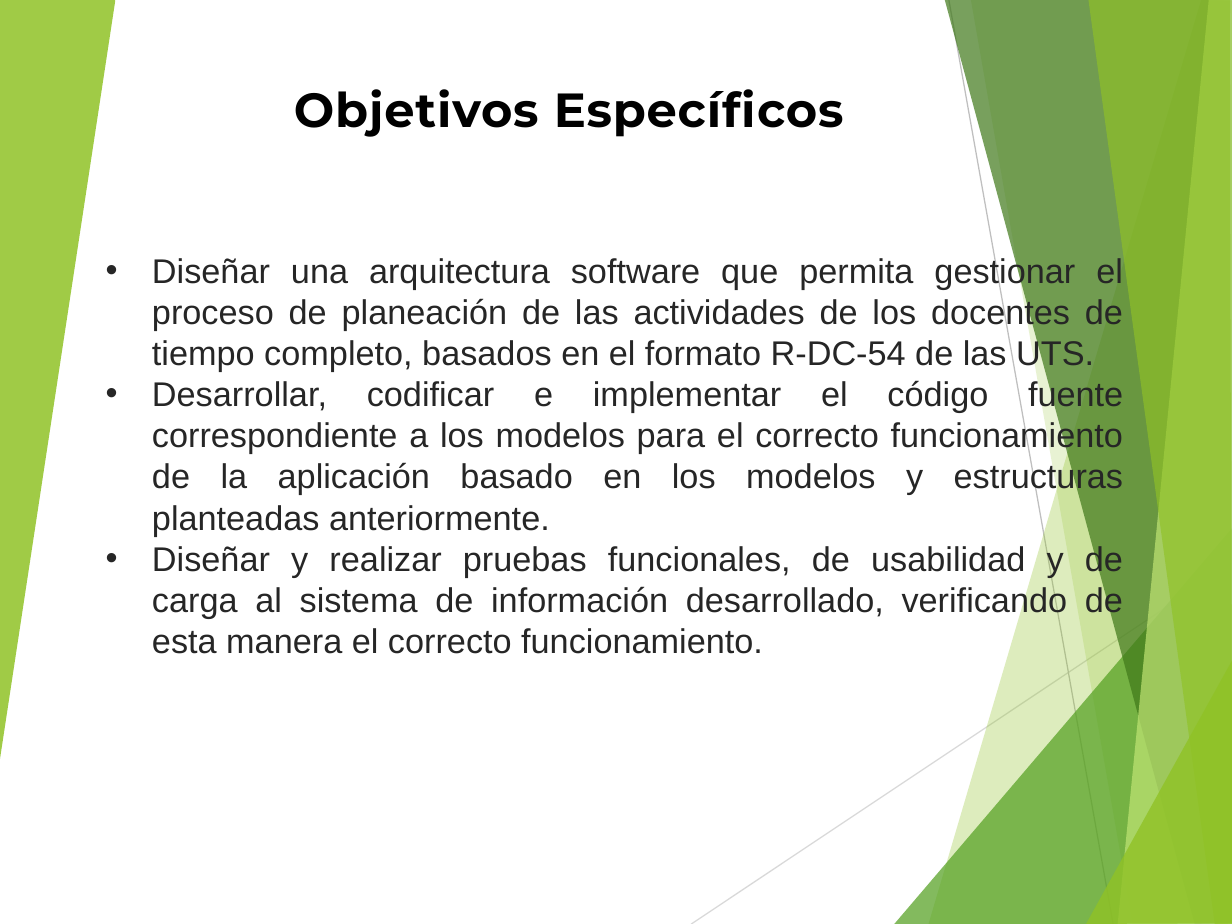
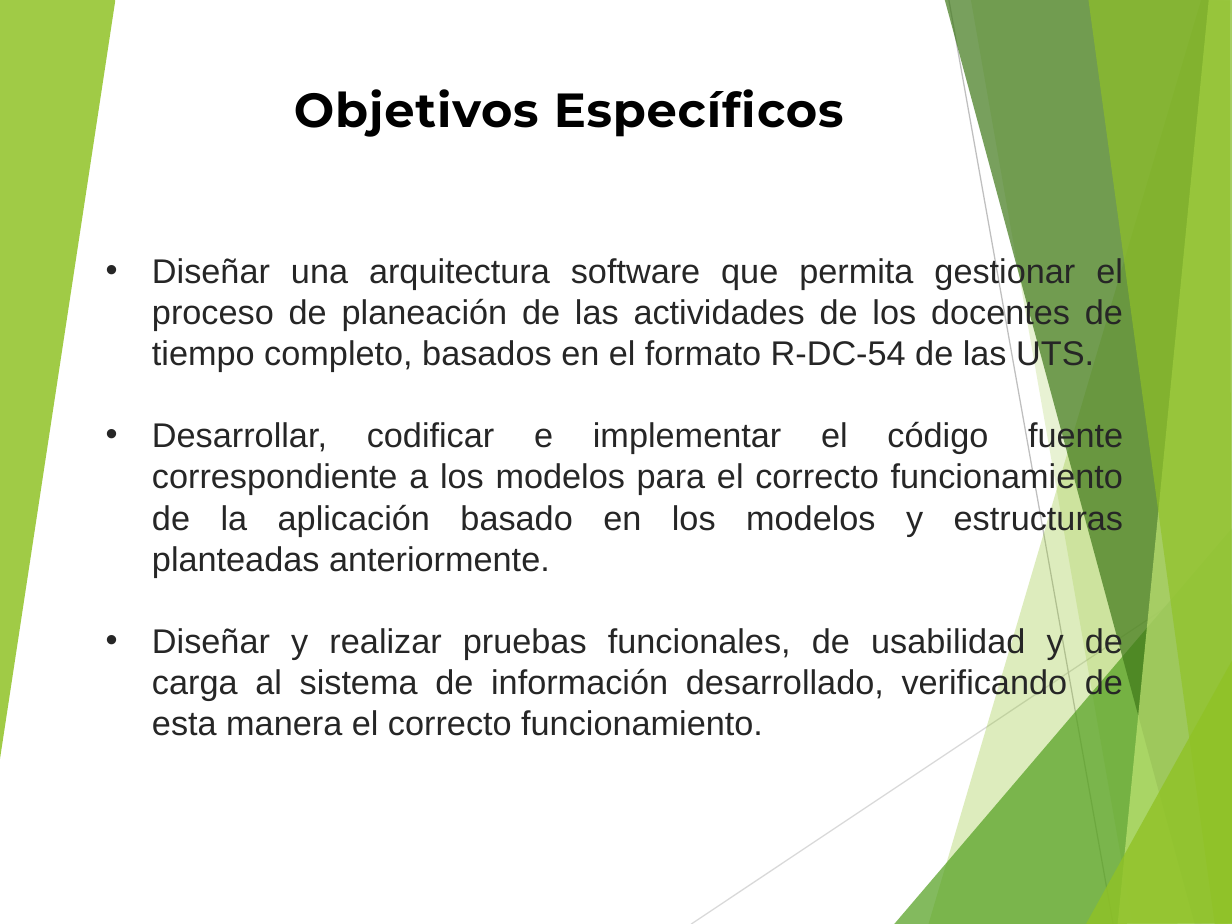
Before and after one commit to andy645jh/ProyectoGrado, a slide deck: slide 4 of extras/docs/rdc_presentacion.pptx. Drawn at 1232x924 pixels with LibreOffice and Linux fonts; fonts in the diff are those of the drawing. Boxes give left, top, right and bottom in pixels: in the first picture for what was removed or moved away, otherwise in the second. Text is boxed around its words. In the diff, an @@ line names an element or a change of style, - is before the commit and + after.

```diff
--- a/extras/docs/rdc_presentacion.pptx
+++ b/extras/docs/rdc_presentacion.pptx
@@ text "Diseñar una arquitectura software que ..." rewrapped from (x1=152, y1=256, x2=1123, y2=654) to (x1=152, y1=256, x2=1123, y2=736) @@
```
Also in this commit, not shown: 5 other slides changed.
